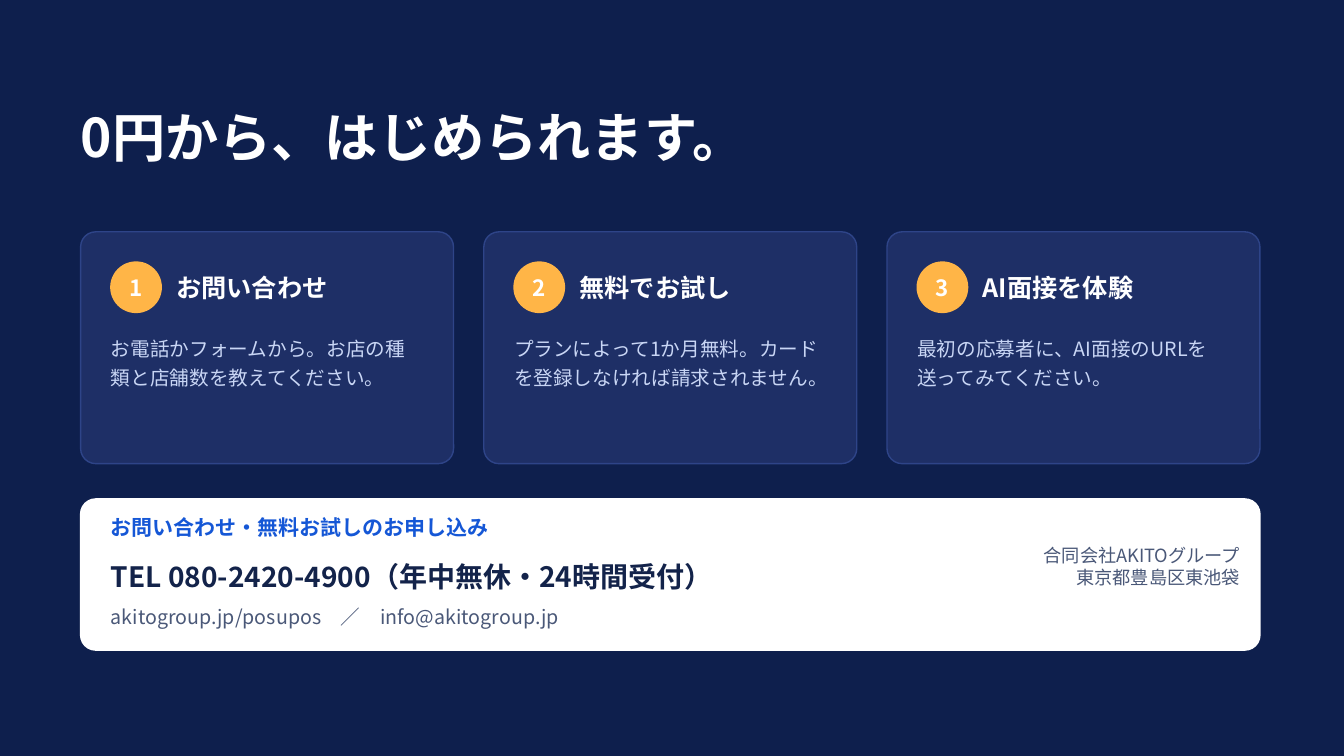
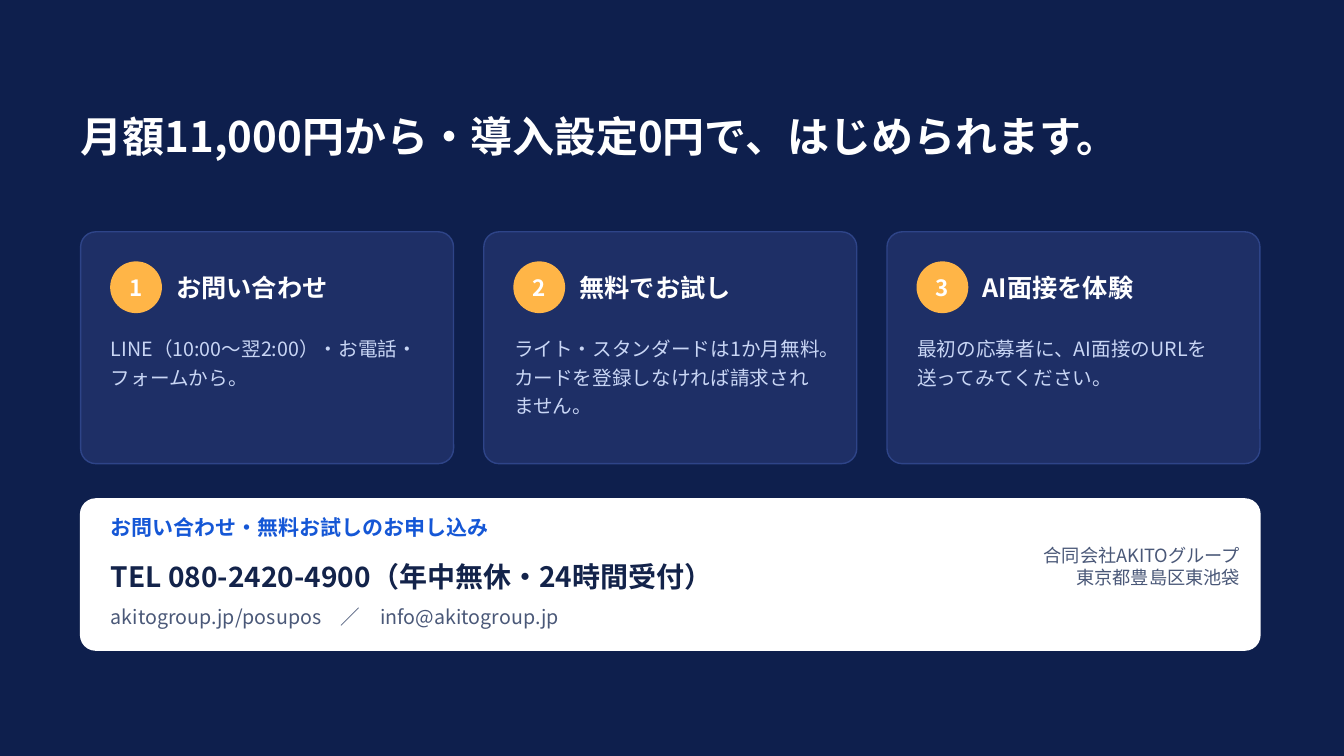
Before and after one commit to SatoAkito2026/GACHICAREERAI, a slide deck: slide 21 of docs/posupos-sales/posupos-shiryo.pptx (slide 20 before the commit). Drawn at 1344x756 pixels with LibreOffice and Linux fonts; fonts in the diff are those of the drawing; background and template pictures are left out. Boxes give left, top, right and bottom in pixels: in the first picture for what was removed or moved away, otherwise in the second. Text is boxed around its words. In the diff, an @@ line names an element or a change of style, - is before the commit and + after.

```diff
--- a/docs/posupos-sales/posupos-shiryo.pptx
+++ b/docs/posupos-sales/posupos-shiryo.pptx
@@ text at [81,116,1119,161]: text changed; size 38 to 30 pt @@
-0円から、はじめられます。
+月額11,000円から・導入設定0円で、はじめられます。
@@ text at [111,339,417,386]: text changed @@
-お電話かフォームから。お店の種類と店舗数を教えてください。
+LINE（10:00〜翌2:00）・お電話・フォームから。
@@ text at [514,339,839,414]: text changed @@
-プランによって1か月無料。カードを登録しなければ請求されません。
+ライト・スタンダードは1か月無料。カードを登録しなければ請求されません。
```
Also in this commit, not shown: 4 other slides changed, 1 slide added, 5 other files.
